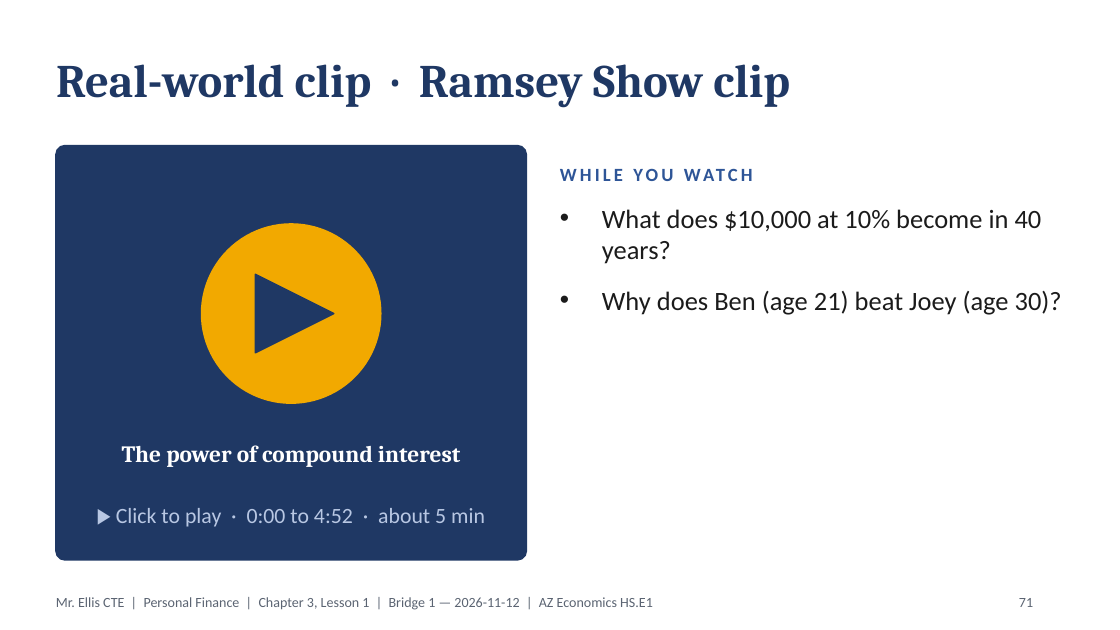
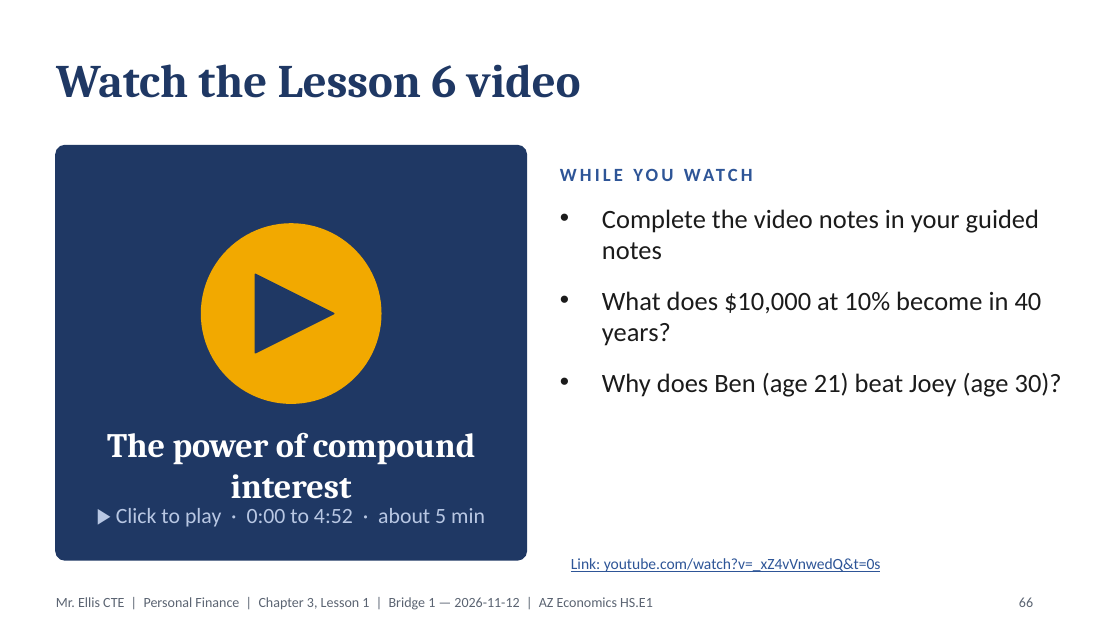
Before and after one commit to highgroundthree-art/electrical-el1-study-guides, a slide deck: slide 66 of financial-comprehension/personal/adult/Ch03_All_Lessons_ADULTS.pptx (slide 71 before the commit). Drawn at 1120x630 pixels with LibreOffice and Linux fonts; fonts in the diff are those of the drawing. Boxes give left, top, right and bottom in pixels: in the first picture for what was removed or moved away, otherwise in the second. Text is boxed around its words. In the diff, an @@ line names an element or a change of style, - is before the commit and + after.

```diff
--- a/financial-comprehension/personal/adult/Ch03_All_Lessons_ADULTS.pptx
+++ b/financial-comprehension/personal/adult/Ch03_All_Lessons_ADULTS.pptx
@@ title at (56, 64, 581, 98): text changed @@
-Real-world clip · Ramsey Show clip
+Watch the Lesson 6 video
@@ text at (602, 209, 1039, 259): paragraph added @@
+• Complete the video notes in your guided notes
@@ text "The power of compound interest": place and size @@
-text "The power of compound interest" at (122, 445, 460, 467)
+text "The power of compound interest" at (107, 432, 475, 499)
@@ text "The power of compound interest" at (107, 432, 475, 499): size 15 to 22 pt @@
@@ text added at (571, 558, 881, 572), 10 pt, text #2E5597, underline @@
+Link: youtube.com/watch?v=_xZ4vVnwedQ&t=0s
@@ page number at (1019, 597, 1033, 607): text changed @@
-71
+66
```
Also in this commit, not shown: 5 other slides changed, 5 slides removed, 11 other files.
